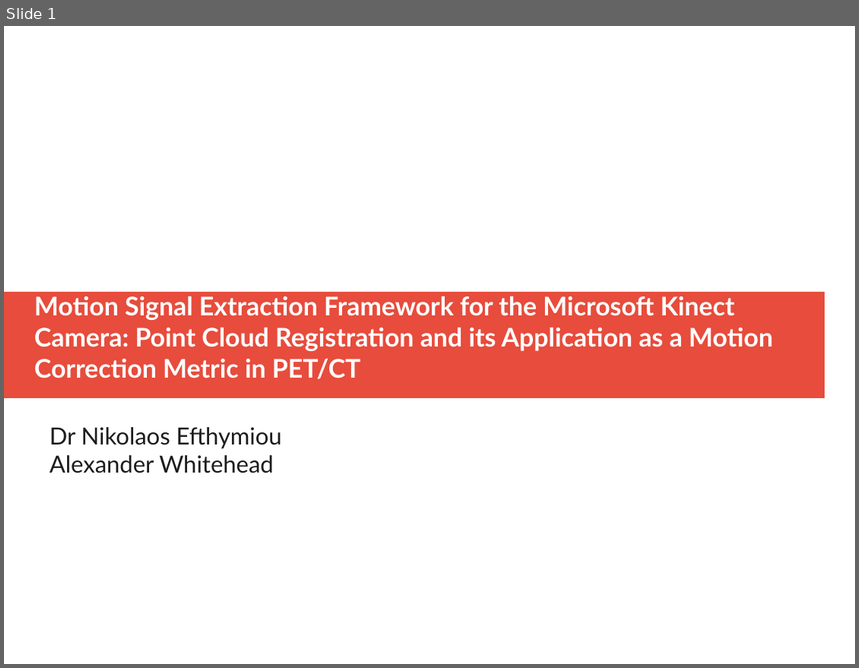
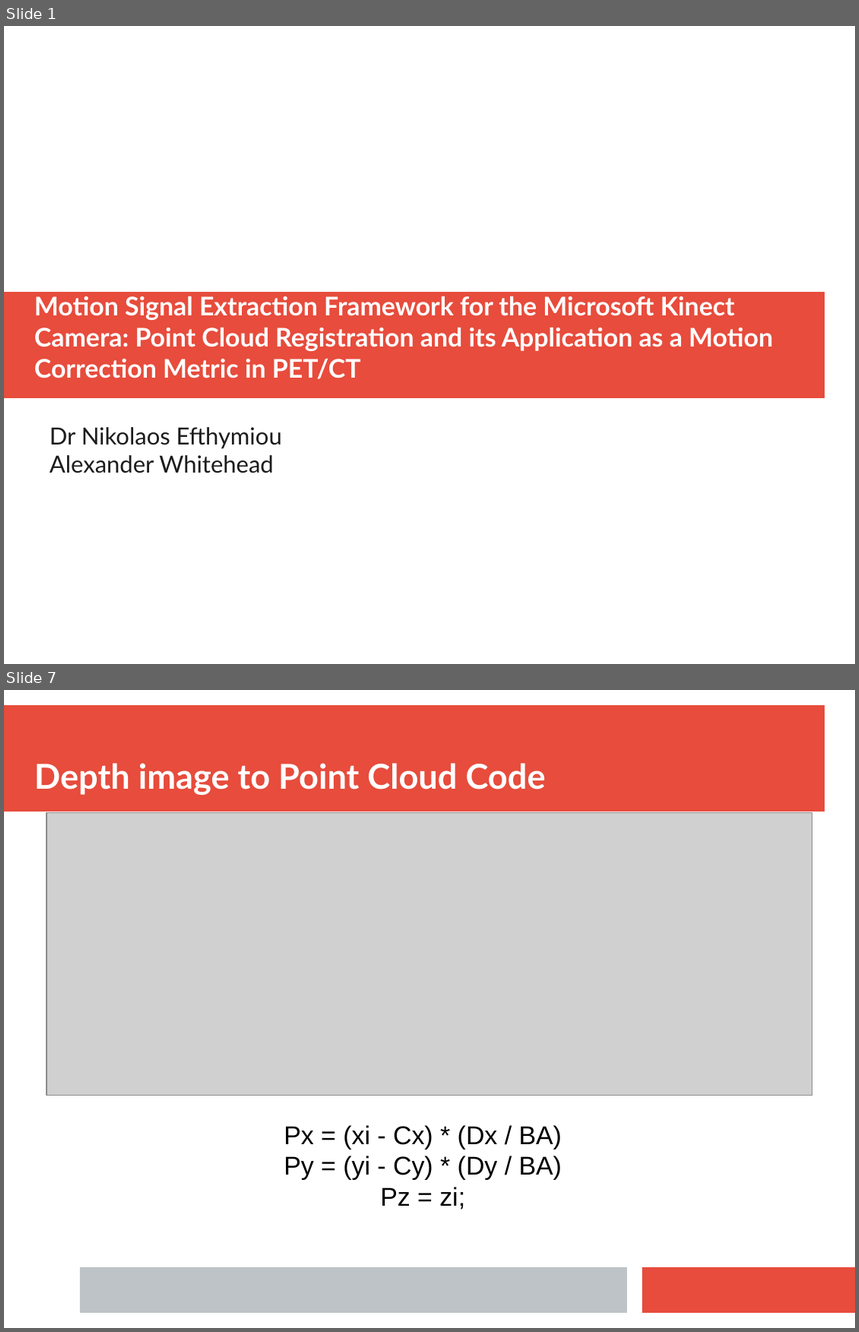
Before and after one commit to ALEXJAZZ008008/MSc-Dissertation, a slide deck: Report/Misc/Journal.pptx. Shown one above the other, each under a label of ours: slide 1 before the commit, slides 1 and 7 after it; the slides between them are not shown. The pictures are 859x668 and 859x1332 pixels, drawn with LibreOffice and Linux fonts; fonts in the diff are those of the drawing; grey boxes stand for pictures. Boxes give left, top, right and bottom in pixels: in the first picture for what was removed or moved away, otherwise in the second. Text is boxed around its words. In the diff, an @@ line names an element or a change of style, - is before the commit and + after.

```diff
--- a/Report/Misc/Journal.pptx
+++ b/Report/Misc/Journal.pptx
@@ slide 7 added at [4, 690, 855, 1328], background #FFFFFF @@
@@ rectangle added at [4, 705, 825, 812], fill #E74C3C @@
@@ text added at [34, 763, 546, 795], 32 pt, text #FFFFFF, bold @@
+Depth image to Point Cloud Code
@@ picture added at [47, 813, 813, 1096] @@
@@ text added at [284, 1125, 562, 1210], 24 pt, text #000000 @@
+Px = (xi - Cx) * (Dx / BA)
+Py = (yi - Cy) * (Dy / BA)
+Pz = zi;
@@ rectangle added at [80, 1268, 627, 1313], fill #BDC3C7 @@
@@ rectangle added at [643, 1268, 855, 1313], fill #E74C3C @@
```
Also in this commit, not shown: 2 slides changed, 7 other slides added, 1 slide removed, 8 other files.
